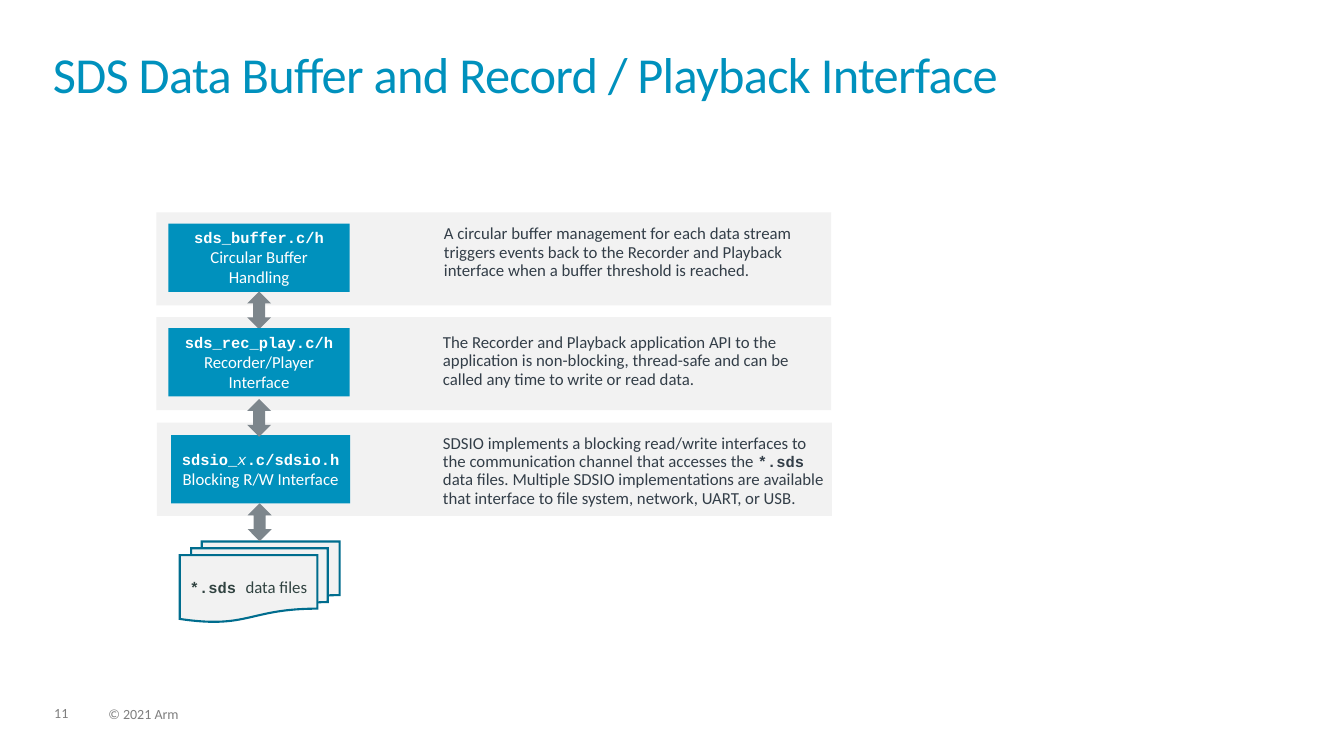
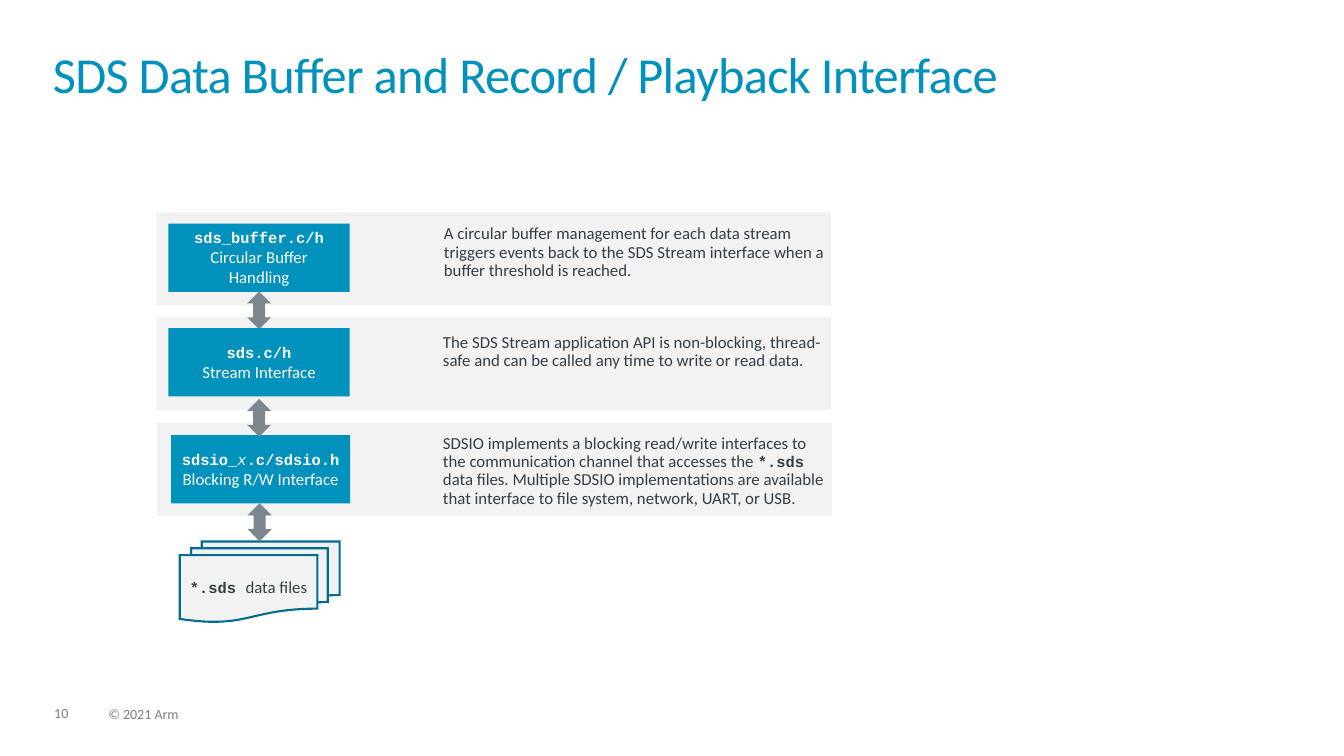
Before and after one commit to ARM-software/SDS-Framework, a slide deck: slide 10 of documentation/images/overview.pptx (slide 11 before the commit). Drawn at 1344x756 pixels with LibreOffice and Linux fonts; fonts in the diff are those of the drawing. Boxes give left, top, right and bottom in pixels: in the first picture for what was removed or moved away, otherwise in the second. Text is boxed around its words. In the diff, an @@ line names an element or a change of style, - is before the commit and + after.

```diff
--- a/documentation/images/overview.pptx
+++ b/documentation/images/overview.pptx
@@ text at [444,227,824,276]: text changed @@
-A circular buffer management for each data stream
-triggers events back to the Recorder and Playback interface when a buffer threshold is reached.
+A circular buffer management for each data stream
+triggers events back to the SDS Stream interface when a buffer threshold is reached.
@@ text in rectangle at [202,347,316,378]: text changed @@
-sds_rec_play.c/h
-Recorder/Player Interface
+sds.c/h
+Stream Interface
@@ text at [443,336,820,369]: text changed @@
-The Recorder and Playback application API to the application is non-blocking, thread-safe and can be called any time to write or read data.
+The SDS Stream application API is non-blocking, thread-safe and can be called any time to write or read data.
@@ page number at [54,709,68,718]: text changed @@
-11
+10
```
Also in this commit, not shown: 13 other slides changed, 1 slide removed.
